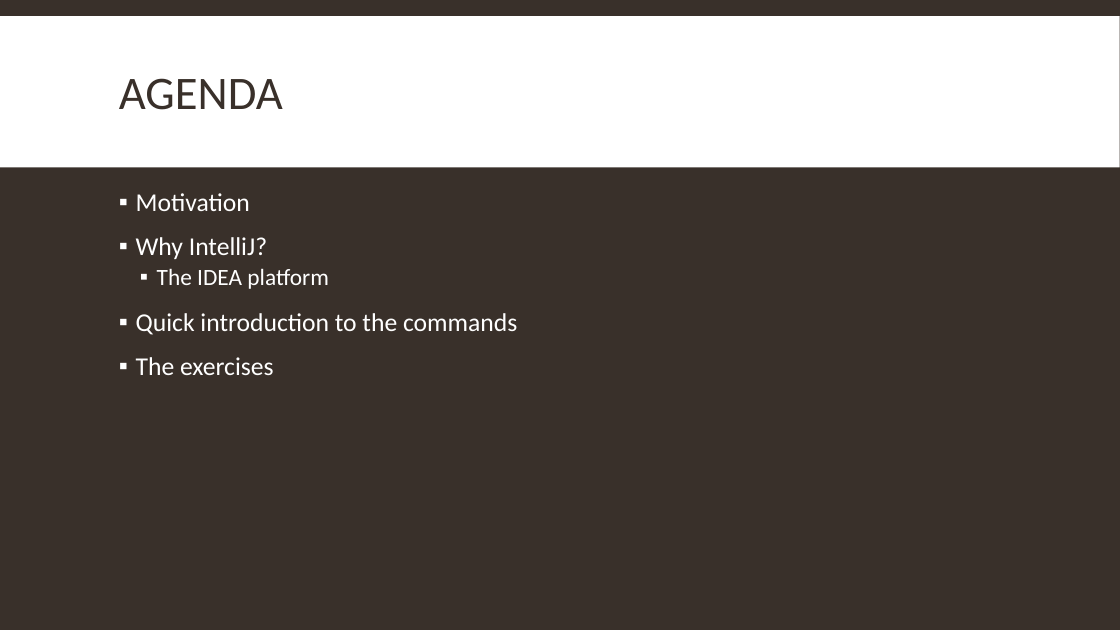
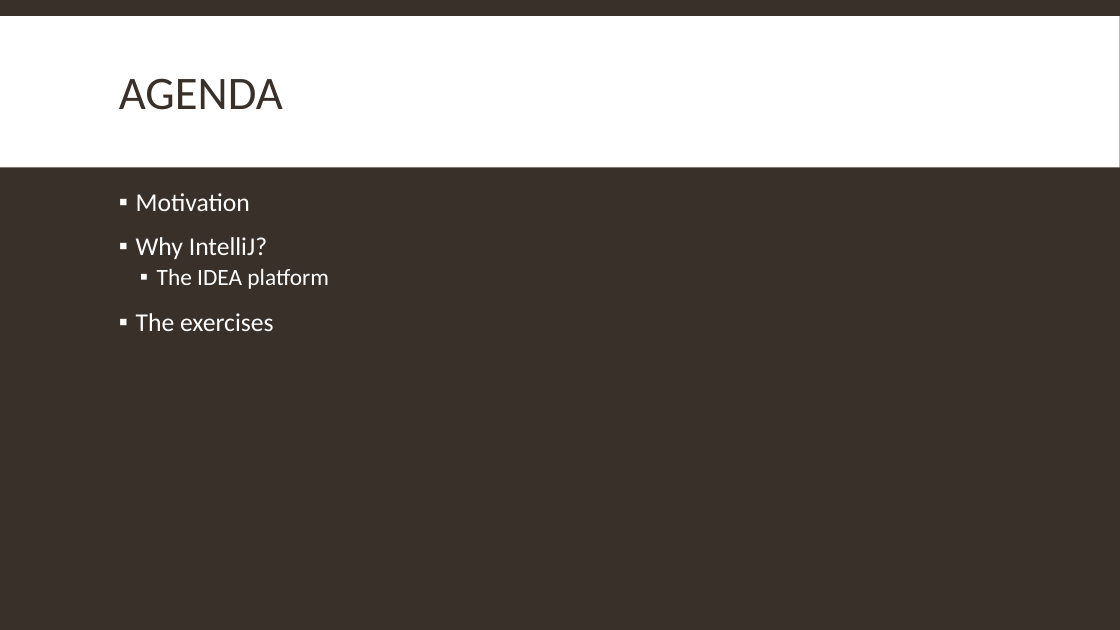
Before and after one commit to lukaspj/STT-IDEA-Talk, a slide deck: slide 2 of I’ve got an Idea.pptx. Drawn at 1120x630 pixels with LibreOffice and Linux fonts; fonts in the diff are those of the drawing. Boxes give left, top, right and bottom in pixels: in the first picture for what was removed or moved away, otherwise in the second. Text is boxed around its words. In the diff, an @@ line names an element or a change of style, - is before the commit and + after.

Commit message:
Presentation: Removed a bullet point in the Agenda

```diff
--- a/I’ve got an Idea.pptx
+++ b/I’ve got an Idea.pptx
@@ text at box(136, 313, 517, 335): paragraph removed @@
-▪ Quick introduction to the commands
```
Also in this commit, not shown: 1 other slide changed.
